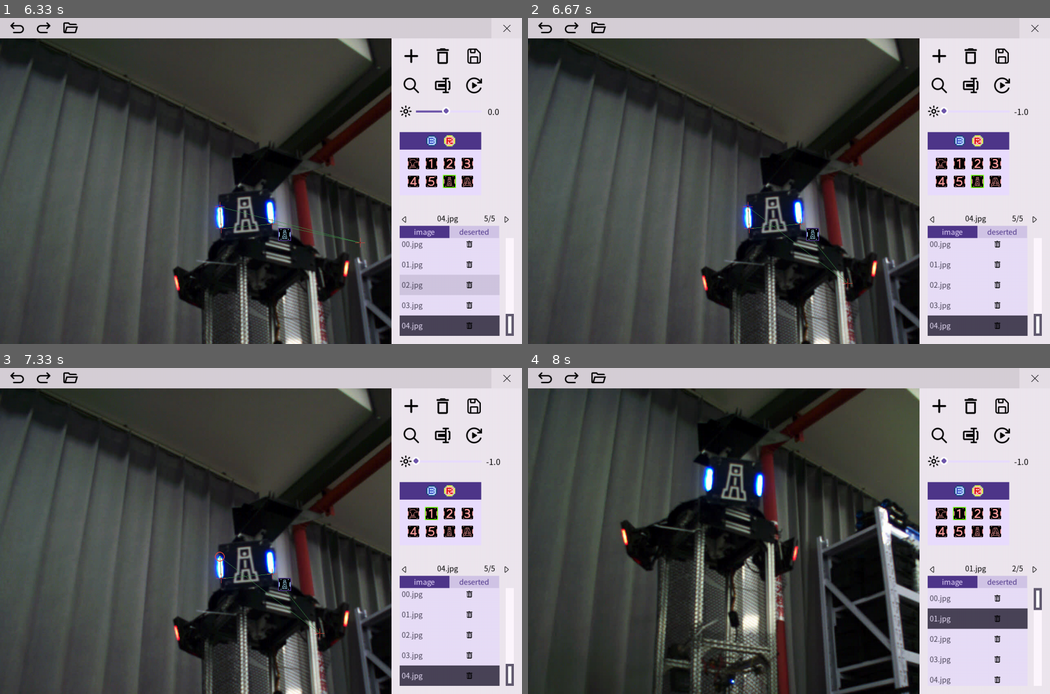
Above: before the commit, frames 1-4 (two rows, left to right).
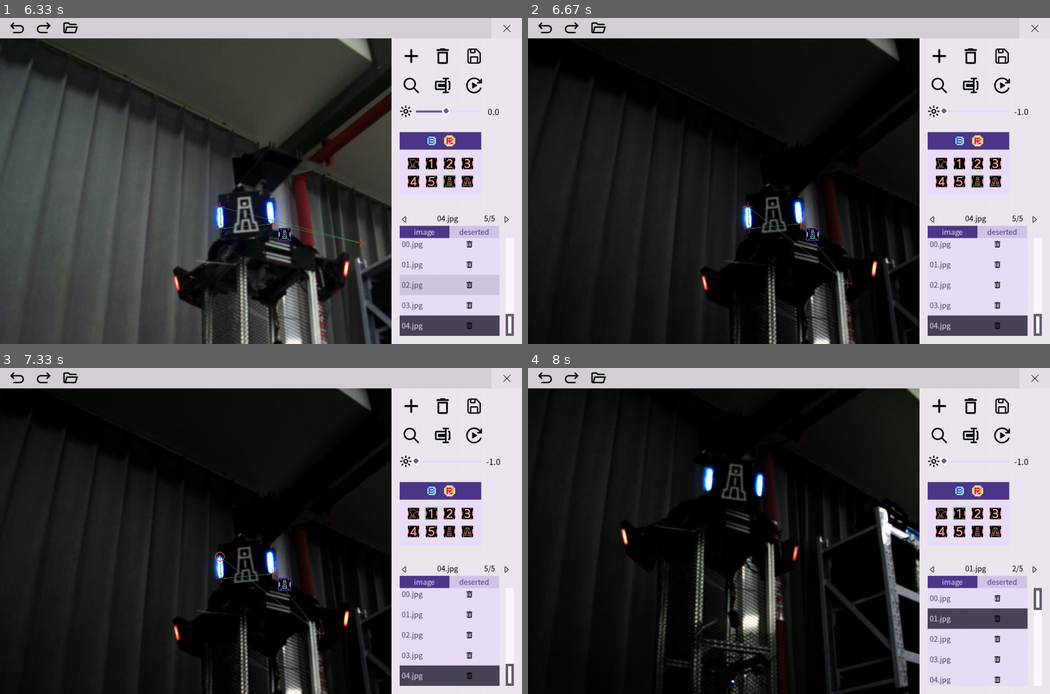
Above: after the commit, the same moments.

Repository: EclidFundgue/PyLabelRoboMaster
Game: pygame game, started from start.py
Same seed, same stepped clock (60 frames per second), same inputs: the game is played once before the commit and once after it.
Inputs (mouse positions are in pixels of both pictures, inside the frame that each line leads up to):
- Up to frame 1 (6.33 s): press the mouse at (428, 73) at 0.37 s; move the mouse to (287, 66) at 0.47 s; release the mouse at (151, 57) at 0.6 s; press the mouse at (428, 73) at 0.7 s; move the mouse to (401, 76) at 0.8 s; release the mouse at (381, 79) at 0.93 s; press the mouse at (428, 73) at 1.03 s; move the mouse to (381, 70) at 1.13 s; release the mouse at (339, 70) at 1.27 s; press the mouse at (428, 73) at 1.37 s; move the mouse to (292, 106) at 1.47 s; release the mouse at (161, 138) at 1.6 s; press the mouse at (83, 47) at 1.7 s; move the mouse to (114, 63) at 1.8 s; release the mouse at (151, 76) at 1.93 s; press the mouse at (448, 181) at 2.03 s; move the mouse to (391, 226) at 2.13 s; release the mouse at (339, 269) at 2.27 s; press the mouse at (448, 141) at 2.37 s; move the mouse to (302, 99) at 2.47 s; release the mouse at (156, 60) at 2.6 s; press the mouse at (454, 275) at 2.7 s; move the mouse to (448, 275) at 2.8 s; release the mouse at (438, 278) at 2.93 s; press the mouse at (454, 275) at 3.03 s; move the mouse to (396, 252) at 3.13 s; release the mouse at (339, 229) at 3.27 s; press the mouse at (229, 145) at 3.37 s; move the mouse to (323, 200) at 3.47 s; release the mouse at (417, 252) at 3.6 s; press the mouse at (229, 145) at 3.7 s; move the mouse to (302, 213) at 3.8 s; release the mouse at (381, 278) at 3.93 s; press the mouse at (433, 141) at 4.03 s; move the mouse to (297, 148) at 4.13 s; release the mouse at (161, 158) at 4.27 s; press the mouse at (443, 57) at 4.37 s; move the mouse to (287, 138) at 4.47 s; release the mouse at (135, 223) at 4.6 s; tap C at 4.67 s; press the mouse at (401, 220) at 5.03 s; move the mouse to (428, 207) at 5.13 s; release the mouse at (448, 194) at 5.27 s; press the mouse at (401, 220) at 5.37 s; move the mouse to (292, 154) at 5.47 s; release the mouse at (182, 89) at 5.6 s; press the mouse at (448, 141) at 5.7 s; move the mouse to (323, 194) at 5.8 s; release the mouse at (198, 246) at 5.93 s; press the mouse at (271, 200) at 6.03 s; move the mouse to (360, 242) at 6.13 s; release the mouse at (448, 282) at 6.27 s
- Up to frame 2 (6.67 s): press the mouse at (976, 112) at 6.37 s; move the mouse to (935, 151) at 6.47 s; release the mouse at (898, 190) at 6.6 s
- Up to frame 3 (7.33 s): press the mouse at (433, 514) at 6.7 s; move the mouse to (417, 570) at 6.8 s; release the mouse at (401, 628) at 6.93 s; press the mouse at (438, 521) at 7.03 s; move the mouse to (334, 540) at 7.13 s; release the mouse at (224, 557) at 7.27 s
- Up to frame 4 (8 s): press the mouse at (1034, 570) at 7.37 s; move the mouse to (940, 592) at 7.47 s; release the mouse at (846, 615) at 7.6 s; press the mouse at (1034, 570) at 7.7 s; move the mouse to (976, 586) at 7.8 s; release the mouse at (919, 605) at 7.93 s

Frame 1 is identical in both runs. In frame 2, 60% of the frame differs, in the area x 0-75%, y 6-100%; in frame 3, 60%; in frame 4, 56%.

Commit message:
Implements Image brightness changing function.

Diff:
--- a/manual_tests/label/test_image.py
+++ b/manual_tests/label/test_image.py
@@ -10,12 +10,24 @@
         super().__init__((640, 640))
 
         canvas = ui.components.Canvas(640, 640, 0, 0)
-        image = Image('./resources/test_dataset/images/00.jpg')
+        self.image = Image('./resources/test_dataset/images/00.jpg')
 
         canvas.setBackgroundColor((30, 30, 30))
 
+        self.gamma = 1.0
+        def lighter():
+            self.gamma -= 0.1
+            self.image.setLight(self.gamma)
+            self.image.redraw()
+        def darker():
+            self.gamma += 0.1
+            self.image.setLight(self.gamma)
+            self.image.redraw()
+        canvas.addKeyDownEvent(ui.constants.K_a, lighter)
+        canvas.addKeyDownEvent(ui.constants.K_d, darker)
+
         self.root.addChild(canvas)
-        canvas.addChild(image)
+        canvas.addChild(self.image)
 
 
 if __name__ == '__main__':
--- a/src/label/controller.py
+++ b/src/label/controller.py
@@ -26,7 +26,7 @@
     * delete() -> None
     * relabel() -> None
     * correct() -> None
-    * turnLight(state) -> None
+    * setLight(gamma) -> None
     * save() -> None
 
     ---------- class & selection ----------
@@ -50,6 +50,7 @@
 
         self.image: Image = None
         self.labels: Labels = None
+        self.image_gamma: float = 0.0
 
         self.image_path: str = None
         self.label_path: str = None
@@ -75,14 +76,13 @@
         if self.labels is not None:
             self.labels.correctSelectedLabels(self.image.orig_image)
 
-    def turnLight(self, state: bool) -> None:
+    def setLight(self, gamma: bool) -> None:
+        self.image_gamma = gamma
+
         if self.image is None:
             return
 
-        if state:
-            self.image.enableProc()
-        else:
-            self.image.disableProc()
+        self.image.setLight(gamma)
         self.image.redraw()
 
     def save(self) -> None:
@@ -107,9 +107,7 @@
 
     # ---------- other ----------
     def _loadImage(self, path: str = None):
-        light = False
         if self.image is not None:
-            light = self.image.enable_proc
             self.image.kill()
             self.image = None
             self.image_path = None
@@ -119,8 +117,7 @@
 
         self.image_path = path
         self.image = Image(path)
-        if light:
-            self.image.enableProc()
+        self.image.setLight(self.image_gamma)
 
         self.canvas.addChild(self.image)
 
--- a/src/label/image.py
+++ b/src/label/image.py
@@ -9,22 +9,18 @@
 class Image(ui.components.CanvasComponent):
     '''Methods:
     * getOrigSize() -> Tuple[int, int]
-    * turnLight(state) -> None
+    * setLight(gamma) -> None
     '''
     def __init__(self, path: str):
         self.orig_image = ui.utils.loadImage(path)
         super().__init__(*self.orig_image.get_size(), 0, 0)
 
         self.path = path
-        self.proc_image = imgproc.mat2surface(
-            imgproc.gammaTransformation(
-                imgproc.surface2mat(self.orig_image), 0.5
-            )
-        )
+        self.image = self.orig_image
         self.cut_surface = self.orig_image
         self.blit_offset = (0, 0)
 
-        self.enable_proc = False
+        self.gamma = 0.0
         self.need_update_cut_surface = True
 
         # image layer is behind other components
@@ -59,21 +55,15 @@
     def getOrigSize(self) -> Tuple[int, int]:
         return (self._w, self._h)
 
-    def turnLight(self, state: bool) -> None:
-        self.enable_proc = state
-        self.need_update_cut_surface = True
-
-    # Deprecated
-    def enableProc(self) -> None:
-        self.enable_proc = True
-        self.need_update_cut_surface = True
-
-    def disableProc(self) -> None:
-        self.enable_proc = False
-        self.need_update_cut_surface = True
-
-    def switchProc(self) -> None:
-        self.enable_proc = not self.enable_proc
+    def setLight(self, gamma: float) -> None:
+        if abs(gamma) < 1e-5:
+            self.image = self.orig_image
+        else:
+            self.image = imgproc.mat2surface(
+                imgproc.gammaTransformation(
+                    imgproc.surface2mat(self.orig_image), gamma
+                )
+            )
         self.need_update_cut_surface = True
 
     def setCanvasView(self, scale: float, view_x: float, view_y: float) -> None:
@@ -85,12 +75,11 @@
             surface.blit(self.cut_surface, self.blit_offset)
             return
 
-        image = self.proc_image if self.enable_proc else self.orig_image
         rect = self._getCutRect(surface)
-        rect = ui.utils.clipRect(rect, image)
+        rect = ui.utils.clipRect(rect, self.image)
         self.blit_offset = self._getBlitOffset(rect)
         self.cut_surface = pygame.transform.scale(
-            image.subsurface(rect),
+            self.image.subsurface(rect),
             (int(rect[2] * self.scale),
              int(rect[3] * self.scale))
         )
--- a/src/tasks/armor24/page.py
+++ b/src/tasks/armor24/page.py
@@ -77,6 +77,17 @@
             x=canvas_w,
             y=navigator_h
         )
+        def light_to_gamma(light: float) -> float:
+            '''Light ranges from -1 to 1'''
+            if light < 0:
+                return -light + 1.0
+            if light > 0:
+                return -light * 0.9 + 1.0
+            return 1.0
+        def on_light_change(light) -> None:
+            self.label_controller.setLight(
+                light_to_gamma(light)
+            )
         toolbar_buttons = ToolbarButtons(
             w=w-canvas_w-50,
             h=h-navigator_h,
@@ -87,8 +98,7 @@
             on_save=self.label_controller.save,
             on_search=self.label_controller.relable,
             on_correct=self.label_controller.correct,
-            # turn_light=self.label_controller.turnLight,
-            # turn_auto=self._toolbar_onSwitchAuto
+            on_light_change=on_light_change
         )
         toolbar_icon_selection = ArmorIconsSelect(
             x=20,
